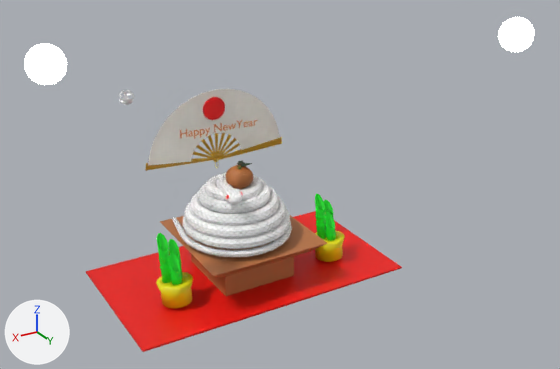
The glTF model assets/snake.glb: old version first, new version second.
Rendered twice from a 50 mm lens placed at (20.9, 37.5, 16.4), pointed at (-1.2, 0.7, -2.0). The axes (+X, +Y, +Z) are drawn at lower left. The lights are the same throughout. Where no turn or scale is listed for an object, it has been applied to the vertices.

The older version as bpy lines, for what is in view:
```python
ob_body = bpy.data.objects.new('Body', me_body1)
ob_body.location = (0.26, -4.86, -2.2)
ob_body.rotation_euler = (1.515, 0.0, 0.0)  # degrees (87, 0, 0)
ob_body.scale = (0.19, 0.19, 0.19)
ob_cube = bpy.data.objects.new('Cube', me_cube)
ob_cube.location = (-2.33, -15.83, -4.45)
ob_cube.rotation_euler = (1.571, -1.549, 1.571)  # degrees (90, -89, 90)
ob_cube.scale = (0.432, 16.3, 0.432)
ob_kado1 = bpy.data.objects.new('kado1', me_kado1)
ob_kado1.location = (7.43, -0.89, -8.03)
ob_kado1.rotation_euler = (1.534, 0.0591, -1.506)  # degrees (88, 3.4, -86)
ob_kado1.scale = (0.031, 0.031, 0.031)
ob_kado1_002 = bpy.data.objects.new('kado1.002', me_kado1_002)
ob_kado1_002.location = (-3.8, -0.89, -8.03)
ob_kado1_002.rotation_euler = (1.534, 0.0591, -1.506)  # degrees (88, 3.4, -86)
ob_kado1_002.scale = (0.031, 0.031, 0.031)
ob_円柱 = bpy.data.objects.new('円柱', me_円柱)
ob_円柱.location = (0.43, -4.6, 1.59)
ob_円柱.rotation_euler = (1.601, -2.795, -0.011)  # degrees (92, -160, -0.6)
ob_円柱.scale = (-0.741, -0.741, -0.075)
ob_球_004 = bpy.data.objects.new('球.004', me_球_004)
ob_球_004.location = (11.6, 0.0, 6.91)
ob_立方体 = bpy.data.objects.new('立方体', me_立方体)
ob_立方体.location = (-0.21, -2.51, -8.08)
ob_立方体.rotation_euler = (3.12, 0.0, 0.0)  # degrees (179, 0, 0)
ob_立方体.scale = (2.5, 2.5, 0.936)
ob_立方体_001 = bpy.data.objects.new('立方体.001', me_立方体_001)
ob_立方体_001.location = (-0.21, -2.49, -6.76)
ob_立方体_001.rotation_euler = (3.12, 0.0, 0.0)  # degrees (179, 0, 0)
ob_立方体_001.scale = (3.2, 3.2, 0.332)
ob_立方体_002 = bpy.data.objects.new('立方体.002', me_立方体_002)
ob_立方体_002.location = (-0.38, -2.4, -9.11)
ob_立方体_002.rotation_euler = (0.0218, 3.142, 0.0)  # degrees (1.2, 180, 0)
ob_立方体_002.scale = (-9.2, -4.96, -0.0561)
# also in view: '球.005' at (-13.7, 6.3, 6.7); 'high_poly' at (0.2, -1.7, -2.0)
```
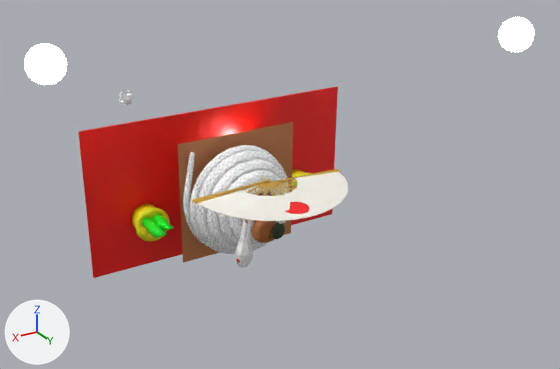
Commit message: Update: 詳細を記述

What differs and where, as boxes [x1, y1, x2, y2] in the pictures (560 x 369 px):
'立方体.002', moved, turned
    before: [86, 211, 402, 352]
    after: [78, 86, 338, 278]
'Body', moved, turned
    before: [145, 89, 282, 171]
    after: [191, 169, 348, 221]
'Cube', moved, turned
    before: [172, 173, 292, 257]
    after: [183, 145, 289, 268]
'立方体.001', moved, turned
    before: [160, 209, 327, 278]
    after: [178, 122, 293, 262]
'kado1', moved, turned
    before: [156, 233, 193, 308]
    after: [131, 204, 173, 242]
'立方体', moved, turned (not visible afterwards)
    before: [191, 254, 294, 296]
'kado1.002', moved, turned
    before: [315, 194, 345, 262]
    after: [292, 169, 312, 191]
'円柱', moved, turned
    before: [203, 97, 225, 120]
    after: [286, 202, 309, 214]

The change, as a diff of the scene's bpy script:
```diff
--- a/assets/snake.glb.py
+++ b/assets/snake.glb.py
@@ ob_body @@
 ob_body = bpy.data.objects.new('Body', me_body1)
-ob_body.location = (0.26, -4.86, -2.2)
-ob_body.rotation_euler = (1.515, 0.0, 0.0)  # degrees (87, 0, 0)
+ob_body.location = (0.26, 1.3, -1.2)
+ob_body.rotation_euler = (-0.0564, 0.0, 0.0)  # degrees (-3.2, 0, 0)
 ob_body.scale = (0.19, 0.19, 0.19)
@@ ob_cube @@
 ob_cube = bpy.data.objects.new('Cube', me_cube)
-ob_cube.location = (-2.33, -15.83, -4.45)
-ob_cube.rotation_euler = (1.571, -1.549, 1.571)  # degrees (90, -89, 90)
+ob_cube.location = (-2.33, -0.93, 9.77)
+ob_cube.rotation_euler = (1.571, 0.0227, 1.571)  # degrees (90, 1.3, 90)
 ob_cube.scale = (0.432, 16.3, 0.432)
@@ ob_円柱 @@
 ob_円柱 = bpy.data.objects.new('円柱', me_円柱)
-ob_円柱.location = (0.43, -4.6, 1.59)
-ob_円柱.rotation_euler = (1.601, -2.795, -0.011)  # degrees (92, -160, -0.6)
+ob_円柱.location = (0.43, 5.1, -1.46)
+ob_円柱.rotation_euler = (0.0276, 0.0107, 2.795)  # degrees (1.6, 0.6, 160)
 ob_円柱.scale = (-0.741, -0.741, -0.075)
@@ ob_kado1 @@
 ob_kado1 = bpy.data.objects.new('kado1', me_kado1)
-ob_kado1.location = (7.43, -0.89, -8.03)
-ob_kado1.rotation_euler = (1.534, 0.0591, -1.506)  # degrees (88, 3.4, -86)
+ob_kado1.location = (7.43, -4.53, -5.17)
+ob_kado1.rotation_euler = (0.695, -1.484, -0.734)  # degrees (40, -85, -42)
 ob_kado1.scale = (0.031, 0.031, 0.031)
@@ ob_立方体 @@
 ob_立方体 = bpy.data.objects.new('立方体', me_立方体)
-ob_立方体.location = (-0.21, -2.51, -8.08)
-ob_立方体.rotation_euler = (3.12, 0.0, 0.0)  # degrees (179, 0, 0)
+ob_立方体.location = (-0.21, -4.58, -3.54)
+ob_立方体.rotation_euler = (1.548, 0.0, 0.0)  # degrees (89, 0, 0)
 ob_立方体.scale = (2.5, 2.5, 0.936)
@@ ob_立方体_001 @@
 ob_立方体_001 = bpy.data.objects.new('立方体.001', me_立方体_001)
-ob_立方体_001.location = (-0.21, -2.49, -6.76)
-ob_立方体_001.rotation_euler = (3.12, 0.0, 0.0)  # degrees (179, 0, 0)
+ob_立方体_001.location = (-0.21, -3.26, -3.57)
+ob_立方体_001.rotation_euler = (1.548, 0.0, 0.0)  # degrees (89, 0, 0)
 ob_立方体_001.scale = (3.2, 3.2, 0.332)
@@ ob_kado1_002 @@
 ob_kado1_002 = bpy.data.objects.new('kado1.002', me_kado1_002)
-ob_kado1_002.location = (-3.8, -0.89, -8.03)
-ob_kado1_002.rotation_euler = (1.534, 0.0591, -1.506)  # degrees (88, 3.4, -86)
+ob_kado1_002.location = (-3.8, -4.53, -5.17)
+ob_kado1_002.rotation_euler = (0.695, -1.484, -0.734)  # degrees (40, -85, -42)
 ob_kado1_002.scale = (0.031, 0.031, 0.031)
@@ ob_立方体_002 @@
 ob_立方体_002 = bpy.data.objects.new('立方体.002', me_立方体_002)
-ob_立方体_002.location = (-0.38, -2.4, -9.11)
-ob_立方体_002.rotation_euler = (0.0218, 3.142, 0.0)  # degrees (1.2, 180, 0)
+ob_立方体_002.location = (-0.38, -5.61, -3.65)
+ob_立方体_002.rotation_euler = (-1.548, 0.0, 3.142)  # degrees (-89, 0, 180)
 ob_立方体_002.scale = (-9.2, -4.96, -0.0561)
```
